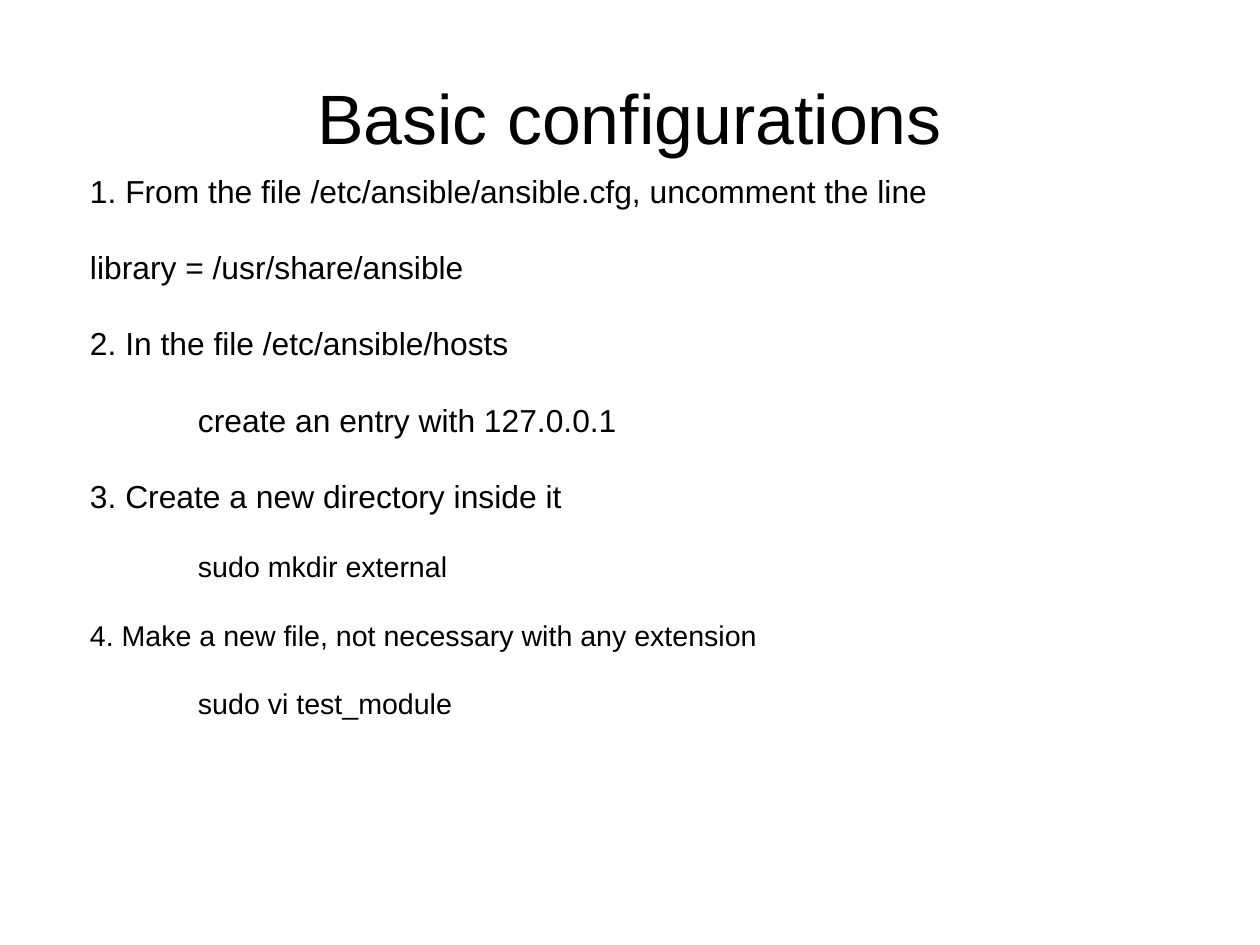
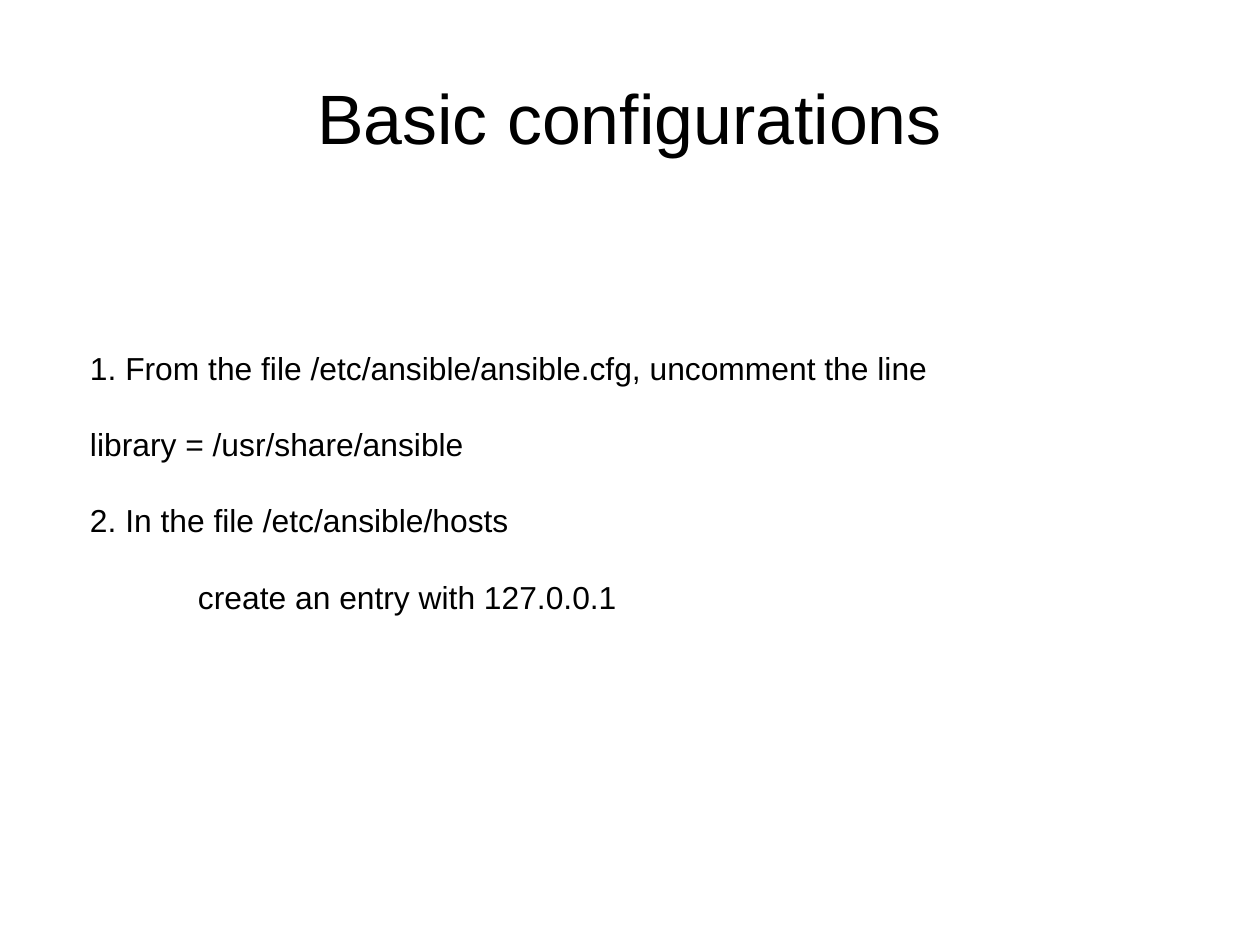
Before and after one commit to hellodk/ansible-meetup-bangalore, a slide deck: slide 10 of Contributing _to_Ansible.odp. Drawn at 1260x945 pixels with LibreOffice and Linux fonts; fonts in the diff are those of the drawing. Boxes give left, top, right and bottom in pixels: in the first picture for what was removed or moved away, otherwise in the second. Text is boxed around its words. In the diff, an @@ line names an element or a change of style, - is before the commit and + after.

```diff
--- a/Contributing _to_Ansible.odp
+++ b/Contributing _to_Ansible.odp
@@ subtitle at [90,485,756,720]: paragraphs removed @@
-3. Create a new directory inside it
-        sudo mkdir external
-4. Make a new file, not necessary with any extension
-        sudo vi test_module
```
Also in this commit, not shown: 3 other files.
